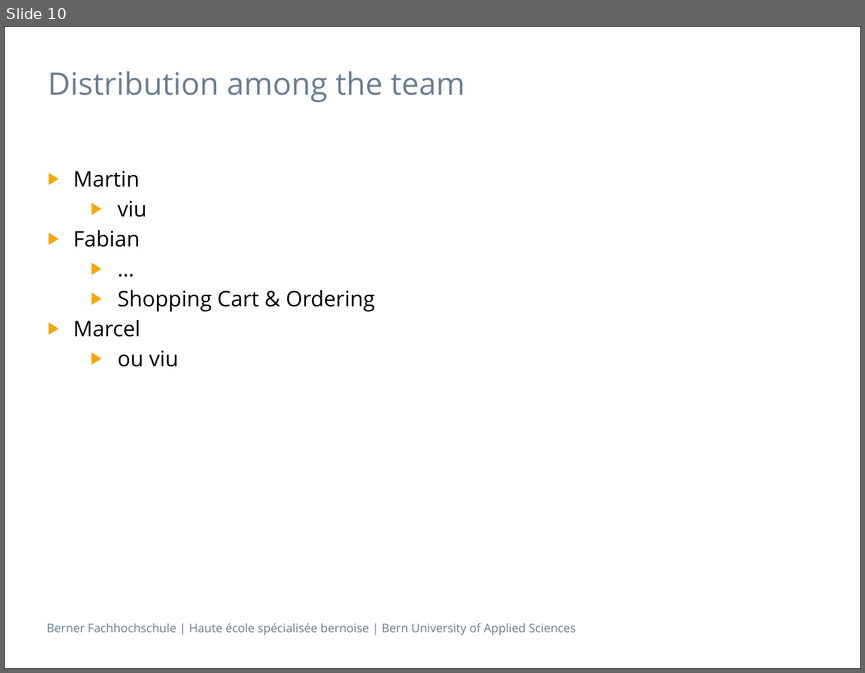
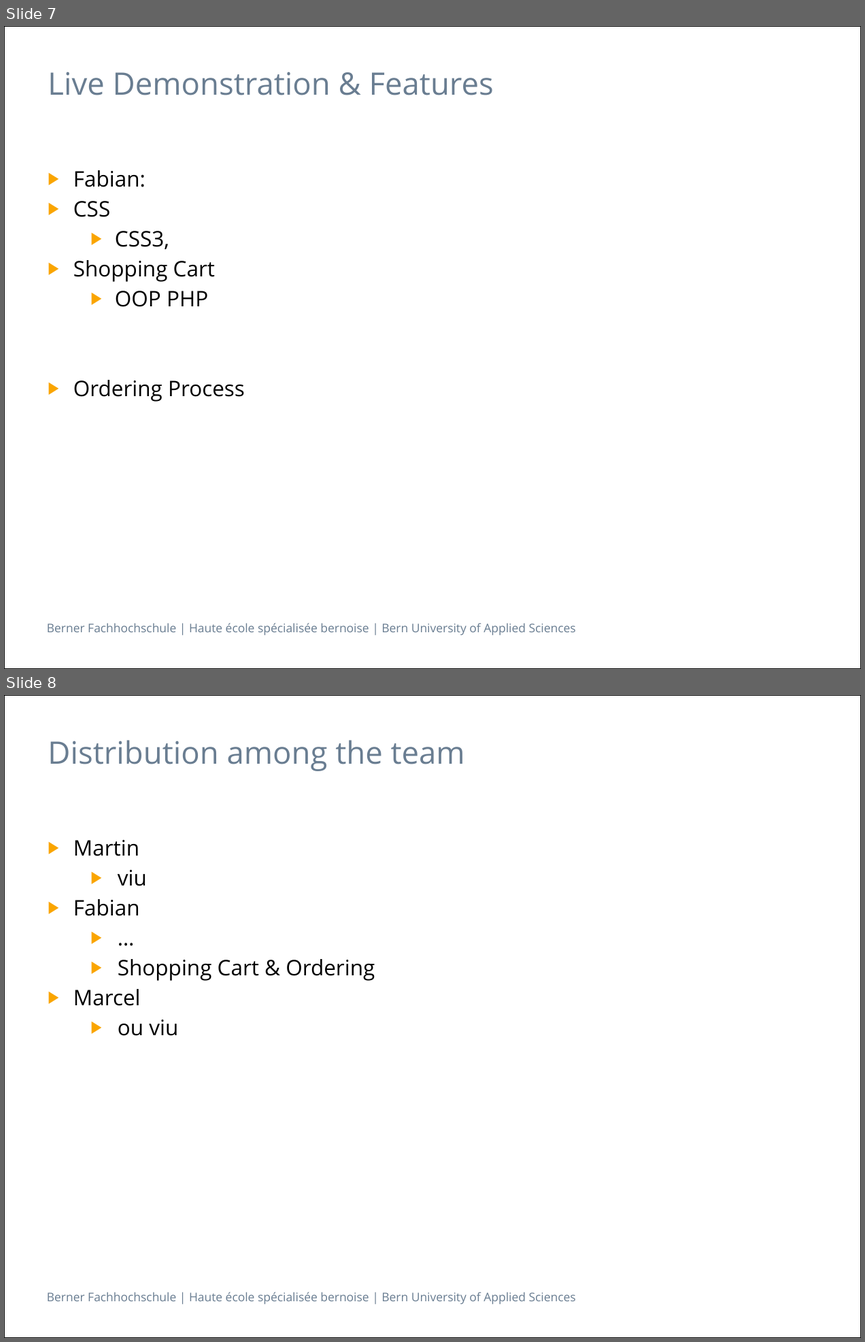
Before and after one commit to Makae/ch.bfh.bti7054.w2014.q.groot, a slide deck: trunk/doc/Presentation.pptx. Shown one above the other, each under a label of ours: slide 10 before the commit, slides 7 and 8 after it. The pictures are 865x673 and 865x1342 pixels, drawn with LibreOffice and Linux fonts; fonts in the diff are those of the drawing. Boxes give left, top, right and bottom in pixels: in the first picture for what was removed or moved away, otherwise in the second. Text is boxed around its words. In the diff, an @@ line names an element or a change of style, - is before the commit and + after.

```diff
--- a/trunk/doc/Presentation.pptx
+++ b/trunk/doc/Presentation.pptx
@@ slide 7 added at <box>4,26,861,669</box>, background #FFFFFF; not listed: 2 template elements that a slide beside it also shows @@
@@ title added at <box>48,72,494,95</box>, 26 pt, text #697D91 @@
+Live Demonstration & Features
@@ text added at <box>73,170,245,401</box>, 18 pt, text #000000 @@
+▶ Fabian:
+▶ CSS
+  ▶ CSS3,
+▶ Shopping Cart
+  ▶ OOP PHP
+▶ Ordering Process
@@ what was slide 10 is now slide 8 @@
```
Also in this commit, not shown: 5 slides changed, 1 other slide added, 4 slides removed.
